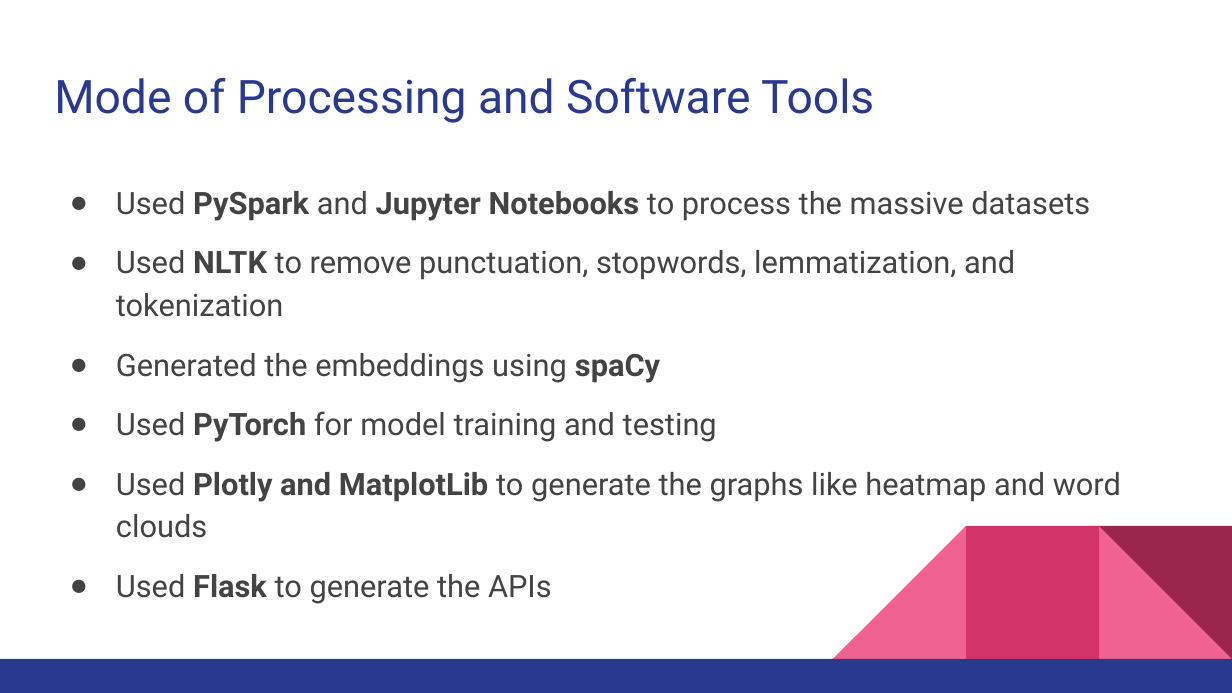
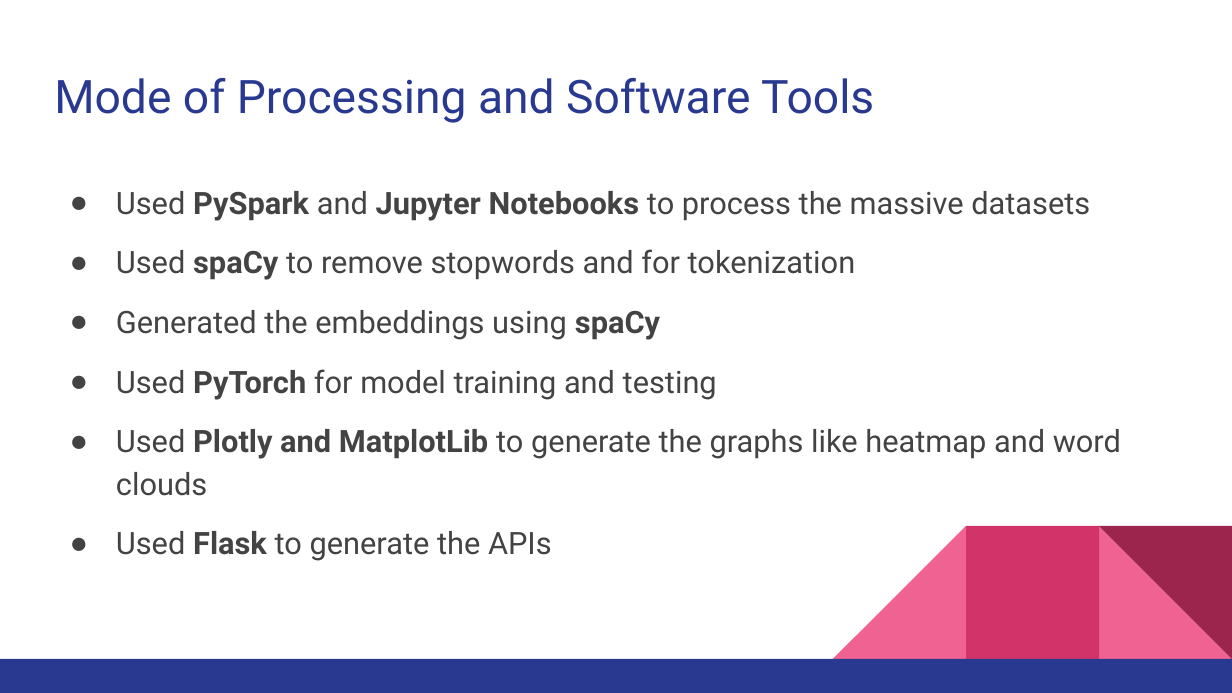
Before and after one commit to advil64/whats-the-tea, a slide deck: slide 22 of deep_learning_clustering/deliverables/What's the Tea Topic Classification of News Articles.pptx. Drawn at 1232x693 pixels with LibreOffice and Linux fonts; fonts in the diff are those of the drawing. Boxes give left, top, right and bottom in pixels: in the first picture for what was removed or moved away, otherwise in the second. Text is boxed around its words. In the diff, an @@ line names an element or a change of style, - is before the commit and + after.

```diff
--- a/deep_learning_clustering/deliverables/What's the Tea Topic Classification of News Articles.pptx
+++ b/deep_learning_clustering/deliverables/What's the Tea Topic Classification of News Articles.pptx
@@ text at bbox=[116, 249, 856, 280]: text changed @@
-● Used NLTK to remove punctuation, stopwords, lemmatization, and tokenization
+● Used spaCy to remove stopwords and for tokenization
```
Also in this commit, not shown: 7 other slides changed, 3 other files.
